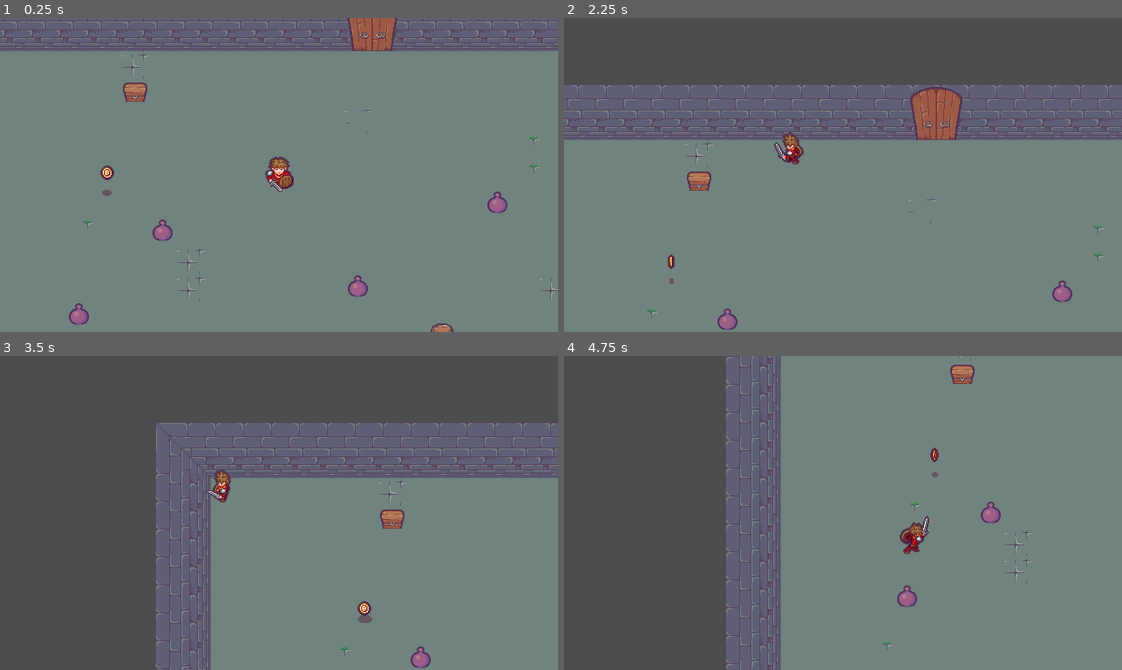
Above: before the commit, frames 1-4 (two rows, left to right).
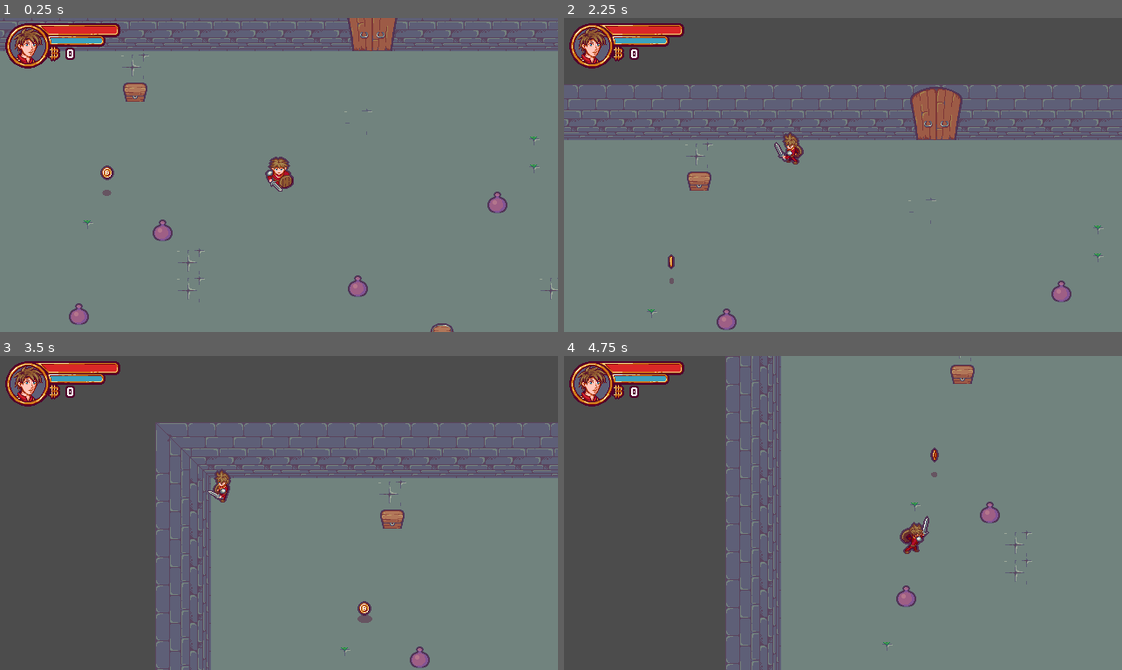
Above: after the commit, the same moments.

Repository: MrBSmith/Zeldisaac
Game: Godot game, scene res://Scenes/Levels/Level.tscn
The game is run twice, just before and just after one commit, with the same random seed, the same clock (stepped at 60 frames per second) and the same inputs. Sound files missing from this copy of the repository are replaced by a short silence.
Inputs:
- Up to frame 1 (0.25 s): no input
- Up to frame 2 (2.25 s): tap Enter (ui_accept) at 0.5, 0.77, 1.52 s; hold Up (ui_up) 0.53-2.03 s; hold Left (ui_left) from 2.03 s (still down)
- Up to frame 3 (3.5 s): keep holding Left (ui_left); tap Enter (ui_accept) at 3.02 s
- Up to frame 4 (4.75 s): release Left (ui_left) at 3.53 s; hold Down (ui_down) 3.53-4.28 s; tap Enter (ui_accept) at 3.77, 4.52 s; hold Right (ui_right) from 4.28 s (still down)

The runs differ from the first frame. In frame 1, 1.9% of the frame differs, in the area x 0-22%, y 1-57%; in frame 2, 2.1%; in frame 3, 2.0%; in frame 4, 2.1%, in the area x 0-79%, y 1-80%.

Commit message:
HUD

Diff:
--- /dev/null
+++ b/Autoload/Events.gd
@@ -0,0 +1,6 @@
+extends Node
+
+# warnings-disable
+
+signal coin_collected()
+signal nb_coins_changed(nb_coins)
--- /dev/null
+++ b/Autoload/Game.gd
@@ -0,0 +1,23 @@
+extends Node
+
+var nb_coins : int = 0 setget set_nb_coins, get_nb_coins
+
+
+#### ACCESSORS ####
+
+func set_nb_coins(value: int) -> void:
+	if value != nb_coins:
+		nb_coins = value
+		EVENTS.emit_signal("nb_coins_changed", nb_coins)
+func get_nb_coins() -> int: return nb_coins
+
+
+#### BUILT-IN ####
+
+func _ready() -> void:
+	var __ = EVENTS.connect("coin_collected", self, "_on_EVENTS_coin_collected")
+
+
+
+func _on_EVENTS_coin_collected() -> void:
+	set_nb_coins(get_nb_coins() + 1)
--- a/Scenes/InteractiveObjects/Coin/Coin.gd
+++ b/Scenes/InteractiveObjects/Coin/Coin.gd
@@ -63,6 +63,7 @@
 
 	coin_sprite.set_visible(false)
 	shadow_sprite.set_visible(false)
+	EVENTS.emit_signal("coin_collected")
 
 	yield(collect_sound, "finished")
 
--- /dev/null
+++ b/Scenes/Levels/HUD.gd
@@ -0,0 +1,13 @@
+extends TextureRect
+
+onready var money_label = $MoneyLabel
+
+
+func _ready() -> void:
+	var __ = EVENTS.connect("nb_coins_changed", self, "_on_EVENTS_nb_coins_changed")
+
+
+
+
+func _on_EVENTS_nb_coins_changed(nb_coins: int) -> void:
+	money_label.set_text(String(nb_coins))
--- a/Scenes/Levels/Level.tscn
+++ b/Scenes/Levels/Level.tscn
@@ -1,10 +1,15 @@
-[gd_scene load_steps=43 format=2]
+[gd_scene load_steps=51 format=2]
 
 [ext_resource path="res://Scenes/Character/Character.tscn" type="PackedScene" id=1]
 [ext_resource path="res://Scenes/Levels/Tilesets/Tileset.png" type="Texture" id=2]
 [ext_resource path="res://Scenes/InteractiveObjects/Jar/Jar.tscn" type="PackedScene" id=3]
 [ext_resource path="res://Scenes/InteractiveObjects/Chest/Chest.tscn" type="PackedScene" id=4]
 [ext_resource path="res://Scenes/InteractiveObjects/Coin/Coin.tscn" type="PackedScene" id=5]
+[ext_resource path="res://Scenes/UI/HUD/HUD.png" type="Texture" id=6]
+[ext_resource path="res://Scenes/UI/HUD/Portrait.png" type="Texture" id=7]
+[ext_resource path="res://Scenes/UI/Font/BabaMediumPixels.ttf" type="DynamicFontData" id=8]
+[ext_resource path="res://Scenes/UI/HUD/HUD_Mask.png" type="Texture" id=9]
+[ext_resource path="res://Scenes/Levels/HUD.gd" type="Script" id=10]
 
 [sub_resource type="ConvexPolygonShape2D" id=1]
 points = PoolVector2Array( 32, 32, 0, 32, 0, 0, 32, 0 )
@@ -434,6 +439,26 @@
 5/shapes = [  ]
 5/z_index = 0
 
+[sub_resource type="DynamicFont" id=38]
+font_data = ExtResource( 8 )
+
+[sub_resource type="Theme" id=39]
+default_font = SubResource( 38 )
+Label/colors/font_color = Color( 1, 1, 1, 1 )
+Label/colors/font_color_shadow = Color( 0, 0, 0, 0 )
+Label/colors/font_outline_modulate = Color( 1, 1, 1, 1 )
+Label/constants/line_spacing = 3
+Label/constants/shadow_as_outline = 0
+Label/constants/shadow_offset_x = 1
+Label/constants/shadow_offset_y = 1
+Label/fonts/font = null
+Label/styles/normal = null
+
+[sub_resource type="DynamicFont" id=40]
+outline_size = 2
+outline_color = Color( 0.321569, 0, 0.176471, 1 )
+font_data = ExtResource( 8 )
+
 [node name="Level" type="YSort"]
 __meta__ = {
 "_edit_lock_": true
@@ -471,3 +496,66 @@
 
 [node name="Coin" parent="." instance=ExtResource( 5 )]
 position = Vector2( 240, 208 )
+
+[node name="CanvasLayer" type="CanvasLayer" parent="."]
+
+[node name="UI" type="Control" parent="CanvasLayer"]
+anchor_right = 1.0
+anchor_bottom = 1.0
+theme = SubResource( 39 )
+__meta__ = {
+"_edit_lock_": true,
+"_edit_use_anchors_": false
+}
+
+[node name="HUD" type="TextureRect" parent="CanvasLayer/UI"]
+margin_right = 151.0
+margin_bottom = 65.0
+texture = ExtResource( 6 )
+script = ExtResource( 10 )
+__meta__ = {
+"_edit_lock_": true,
+"_edit_use_anchors_": false
+}
+
+[node name="MoneyLabel" type="Label" parent="CanvasLayer/UI/HUD"]
+anchor_left = 0.513
+anchor_top = 0.514
+anchor_right = 0.513
+anchor_bottom = 0.514
+margin_left = 0.00396729
+margin_top = -0.00269699
+margin_right = 40.004
+margin_bottom = 15.9973
+custom_fonts/font = SubResource( 40 )
+text = "0"
+__meta__ = {
+"_edit_lock_": true
+}
+
+[node name="Portrait" type="TextureRect" parent="CanvasLayer/UI/HUD"]
+light_mask = 16384
+anchor_left = -0.023
+anchor_top = 0.038
+anchor_right = -0.023
+anchor_bottom = 0.038
+margin_left = 7.40609
+margin_top = 4.15345
+margin_right = 55.4061
+margin_bottom = 52.1534
+texture = ExtResource( 7 )
+__meta__ = {
+"_edit_lock_": true,
+"_edit_use_anchors_": false
+}
+
+[node name="Mask" type="Light2D" parent="CanvasLayer/UI/HUD"]
+position = Vector2( 75.5, 32.5 )
+texture = ExtResource( 9 )
+mode = 3
+range_layer_min = -512
+range_layer_max = 512
+range_item_cull_mask = 16384
+__meta__ = {
+"_edit_lock_": true
+}
--- a/project.godot
+++ b/project.godot
@@ -23,6 +23,11 @@
 config/name="Zeldisaac"
 run/main_scene="res://Scenes/Levels/Level.tscn"
 config/icon="res://icon.png"
+
+[autoload]
+
+EVENTS="*res://Autoload/Events.gd"
+GAME="*res://Autoload/Game.gd"
 
 [display]
 
@@ -62,4 +67,5 @@
 
 [rendering]
 
+2d/snapping/use_gpu_pixel_snap=true
 environment/default_environment="res://default_env.tres"
Binary file added: Scenes/UI/Font/BabaMediumPixels.ttf
Binary file added: Scenes/UI/HUD/HUD.png
Not shown, added: Scenes/UI/HUD/HUD.png.import
Binary file added: Scenes/UI/HUD/HUD_Mask.png
Not shown, added: Scenes/UI/HUD/HUD_Mask.png.import
Binary file added: Scenes/UI/HUD/Portrait.png
Not shown, added: Scenes/UI/HUD/Portrait.png.import
